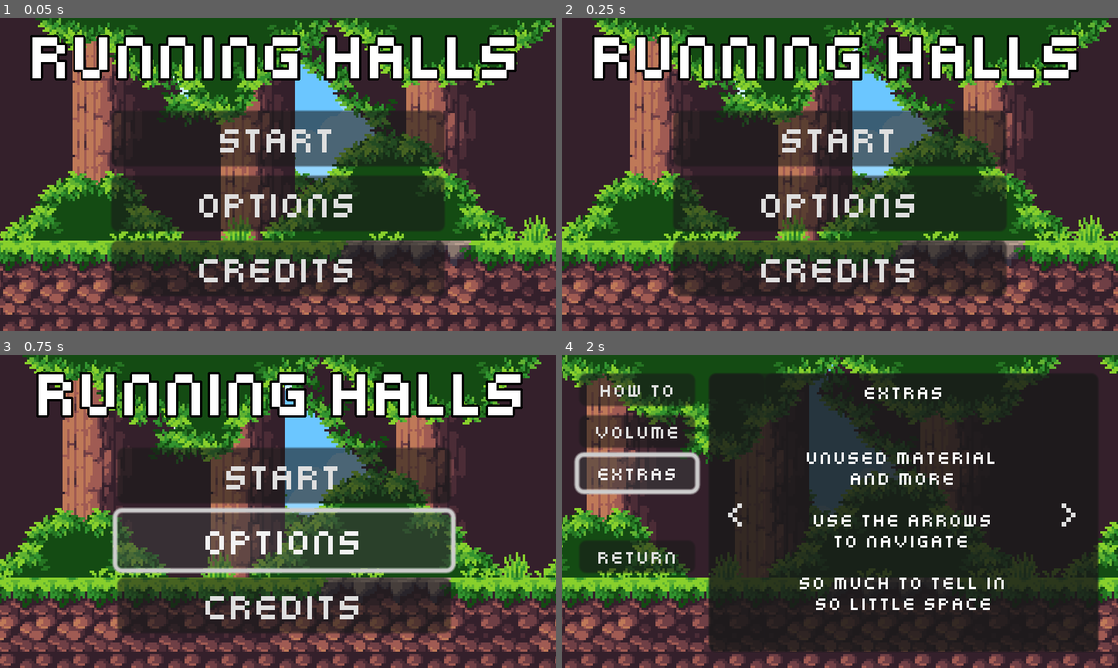
Above: before the commit, frames 1-4 (two rows, left to right).
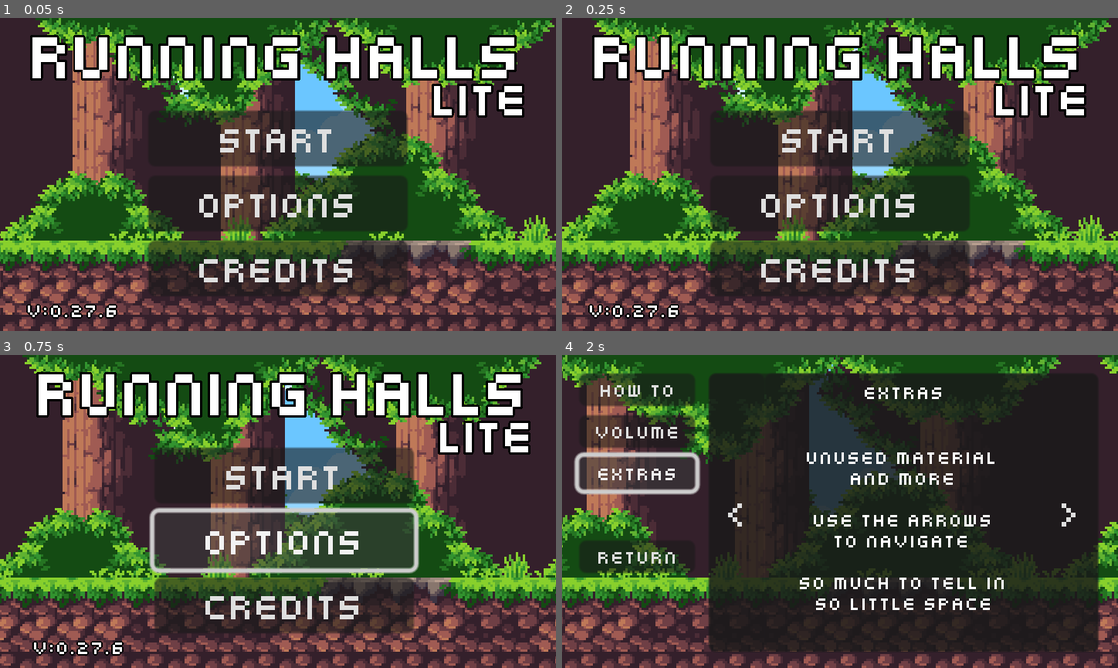
Above: after the commit, the same moments.

Repository: antronomo/RunningHalls
Game: Godot game, scene res://UIs/MenuScene.tscn
The game is run twice, just before and just after one commit, with the same random seed, the same clock (stepped at 60 frames per second) and the same inputs. Sound files missing from this copy of the repository are replaced by a short silence.
Inputs:
- Up to frame 1 (0.05 s): no input
- Up to frame 2 (0.25 s): no input
- Up to frame 3 (0.75 s): click "OPTIONS" at 0.5 s
- Up to frame 4 (2 s): click "Extras" at 1.25 s

The runs differ from the first frame. In frame 1, 7.5% of the frame differs, in the area x 4-95%, y 20-97%; in frame 2, 7.3%; in frame 3, 6.9%; in frame 4, nothing differs.
Error in both runs: Invalid assignment on read-only value (on base: 'Dictionary'). (res://Scripts/OptionsMenu.gd:83)

Commit message:
feedback and bug fixes 3
pos otro commit donde arreglo cosas como ortografía y comportamientos no deseados:
-jewerly -> Jewery  en OptionsMenu.tscn - 415
-en la escena de gameover, he implementado una función que escoge una frase al azar de una array y lo pone en pantalla.
-también en gameover he creado una función para deshabilitar los botones durante la animación y el auto quitar el foco para prevenir comportamiento no deseado.
-en level0, player y game over ui se ha cambiado el comportamiento de los animate player para que detenga por completo las animaciones y los vuelva a reproducir con el fin de prevenir comportamientos no deseados.
-se ha modificado las condiciones para mostrar y ocultar la ui durante la partida.
-se ha añadido otra colisión en level0 para prevenir que los enemigos salgan de la plataforma.
-num. de versión actualizado

Diff:
--- a/Auto/CurrentGame.gd
+++ b/Auto/CurrentGame.gd
@@ -2,7 +2,7 @@
 
 
 const GAMEPATHFILE : String = "user://SAVEFILE.save"
-const CURRENTVERSION : String = "0.27.5"
+const CURRENTVERSION : String = "0.27.6"
 const DEFAULTGAMEDATA : Dictionary = {
 	"game_info" : {
 		"game_version" : CURRENTVERSION,
--- a/Level/Level0.tscn
+++ b/Level/Level0.tscn
@@ -176,6 +176,12 @@
 shape = SubResource("RectangleShape2D_i75hk")
 one_way_collision = true
 
+[node name="OneWayCollider2" type="CollisionShape2D" parent="PhysicGround"]
+position = Vector2(-184, -63)
+rotation = 1.5708
+shape = SubResource("RectangleShape2D_i75hk")
+one_way_collision = true
+
 [node name="MataSobras5000" type="Area2D" parent="."]
 position = Vector2(-88, 96)
 collision_mask = 4
@@ -235,9 +241,6 @@
 visible = false
 
 [node name="VolumeButton" parent="OptionsMenu/VBoxContainer" index="1"]
-visible = false
-
-[node name="ExtrasButton" parent="OptionsMenu/VBoxContainer" index="2"]
 visible = false
 
 [node name="SecretButton" parent="OptionsMenu/VBoxContainer" index="3"]
--- a/Scripts/GameOverUI.gd
+++ b/Scripts/GameOverUI.gd
@@ -1,7 +1,20 @@
 extends Control
 
 
+const frases : Array[String] = [
+	"One more try?",
+	"you aren't done yet",
+	"better gear, better chances",
+	"better get you gold in good use"
+]
+
+
 @onready var coin_label : Label = $CurrencyContainer/CoinLabel
+@onready var game_over_label : Label = $GameOverLabel
+@onready var return_button : Button = $ButtonContainer/ReturnButton
+@onready var shop_button : Button = $ButtonContainer/ShopButton
+@onready var retry_button : Button = $ButtonContainer/RetryButton
+@onready var option_button : Button = $ButtonContainer/OptionsMenu
 
 
 signal shop_pressed
@@ -12,7 +25,7 @@
 
 
 func _ready() -> void:
-	visible = false
+	buttons_disabler(true)
 
 
 func coin_label_updater(gold : int = Globals.current_game.game_info.gold) -> void:
@@ -25,13 +38,14 @@
 
 
 func _on_RetryButton_pressed() -> void:
+	buttons_disabler(true)
+	retry_button.release_focus() # Por si acaso
 	emit_signal("retry_pressed")
 	emit_signal("anything_pressed")
 
 
 func _on_ReturnButton_pressed() -> void:
 	emit_signal("return_pressed")
-	#emit_signal("anything_pressed")
 
 
 func _on_options_menu_pressed() -> void:
@@ -39,6 +53,13 @@
 	emit_signal("anything_pressed")
 
 
-func _on_GameOverUI_visibility_changed() -> void:
-	if visible:
-		$AnimationPlayer.play("appear")
+func buttons_disabler(disable : bool):
+	return_button.disabled = disable
+	shop_button.disabled = disable
+	retry_button.disabled = disable
+	option_button.disabled = disable
+
+
+func appear_animation() -> void:
+	game_over_label.text = frases[randi() % frases.size()]
+	$AnimationPlayer.play("appear")
--- a/Scripts/Level0.gd
+++ b/Scripts/Level0.gd
@@ -43,6 +43,8 @@
 
 	pause_menu.callable = true
 	update_player_hp_bar()
+
+	level_animation_player.stop()
 	level_animation_player.play("Starting")
 
 
@@ -67,7 +69,6 @@
 
 # Llamado por el AnimationPlayer
 func start_game() -> void:
-	gui.show()
 	setterparallaxGround.set_parallax_speed(ground_speed)
 	physic_ground.constant_linear_velocity.x = ground_speed
 	enemy_spawner.work = true
@@ -75,15 +76,16 @@
 
 # Llamado cuando el jugador manda la señal morido
 func finish_game() -> void: # el nombre no es coherente, es porque lleva mucho tiempo...
-	#gui.hide()
-	set_propetys()
+	level_animation_player.pause()
 	accelerator.play_backwards("accelerate")
 	enemy_spawner.work = false
 	pause_menu.callable = false
+	gui.hide()
+	set_propetys()
 
 	await game_over_ui.coin_label_updater()
 	game_over_ui.position = Vector2.ZERO
-	game_over_ui.visible = true
+	game_over_ui.appear_animation()
 
 
 # Esta funcion fue JUSTO antes de saber de la existencia de tweens
@@ -189,15 +191,16 @@
 
 #region FUNCIONES con GameOverUI----------------------------------------------
 func _on_GameOverUI_shop_pressed() -> void:
-	gui.hide()
+	#gui.hide()
 	shop_ui.gold_update()
 	shop_ui.position = Vector2.ZERO
 	game_over_ui.position = out_of_viewport
 
 
 func _on_GameOverUI_retry_pressed() -> void:
+	accelerator.play("RESET")
+	game_over_ui.position = out_of_viewport
 	gui.show()
-	game_over_ui.position = out_of_viewport
 	setup_game()
 
 
@@ -206,7 +209,7 @@
 
 
 func _on_game_over_ui_options_pressed() -> void:
-	gui.hide()
+	#gui.hide()
 	options_menu.position = Vector2.ZERO
 	game_over_ui.position = out_of_viewport
 
@@ -221,7 +224,7 @@
 	#gui.update_gold_label(current_gold)
 	get_updated_vars()
 	gui.update_gold_label(gold)
-	gui.show()
+	#gui.show()
 	shop_ui.position = out_of_viewport
 	game_over_ui.coin_label_updater()
 	game_over_ui.position = Vector2.ZERO
@@ -234,10 +237,10 @@
 
 #region FUNCIONES con OptionsMenu --------------------------------------------
 func _on_return_button_pressed() -> void:
-	gui.show()
 	options_menu.position = out_of_viewport
 	if pause_menu.callable:
 		pause_menu.position = Vector2.ZERO
+		gui.show()
 	else:
 		game_over_ui.position = Vector2.ZERO
 #endregion
--- a/Scripts/MainMenu.gd
+++ b/Scripts/MainMenu.gd
@@ -1,9 +1,16 @@
 extends Control
+
+
+@onready var versionlabel : Label = $Container/version
 
 
 signal sart_pressed
 signal option_pressed
 signal credit_pressed
+
+
+func _ready() -> void:
+	versionlabel.text = "V:" + str(Globals.current_game.game_info.game_version)
 
 
 func _on_StartButton_pressed() -> void:
--- a/Scripts/Player.gd
+++ b/Scripts/Player.gd
@@ -50,12 +50,9 @@
 	anim_player.play('dying')
 	emit_signal('morido')
 
-	#await get_tree().create_timer(1).timeout
-	#disconnect('updateHP', Callable(get_node('../GUI'), 'update_helath_bar'))
-	#disconnect('morido', Callable(get_node('../'), 'finish_game'))
-
 
 func walk_anim() -> void:
+	anim_player.stop()
 	anim_player.play("walking")
 
 
@@ -72,6 +69,7 @@
 	match anim_name:
 		"dying":
 			anim_player.play("vanishing")
+			return
 
 		_:
-			pass
+			return
--- a/UIs/GameOverUI.tscn
+++ b/UIs/GameOverUI.tscn
@@ -5,9 +5,9 @@
 [ext_resource type="Texture2D" uid="uid://rmn12ygu7w0t" path="res://Assets/img/GoldCoin.png" id="3_171t0"]
 [ext_resource type="FontVariation" uid="uid://ds2df6k5s8j30" path="res://Assets/DynamicFonts/ShopMenu_8px_FontVariation.tres" id="3_bq4q4"]
 [ext_resource type="Texture2D" uid="uid://bspogv6q81nfy" path="res://Assets/img/cart.png" id="3_grjo3"]
-[ext_resource type="Texture2D" uid="uid://ct0ibvqko4pbg" path="res://Assets/img/return.png" id="4_7qcrd"]
 [ext_resource type="Texture2D" uid="uid://hjivf7m7vyjg" path="res://Assets/img/home.png" id="5_ttiak"]
 [ext_resource type="Texture2D" uid="uid://c6la2yxtt515l" path="res://Assets/img/gear.png" id="6_61db7"]
+[ext_resource type="Texture2D" uid="uid://c158wmbvot6od" path="res://Assets/img/forward.png" id="7_a661j"]
 
 [sub_resource type="Animation" id="1"]
 length = 0.001
@@ -37,6 +37,23 @@
 "transitions": PackedFloat32Array(1, 1),
 "update": 0,
 "values": [Color(1, 1, 1, 0), Color(1, 1, 1, 1)]
+}
+tracks/1/type = "method"
+tracks/1/imported = false
+tracks/1/enabled = true
+tracks/1/path = NodePath(".")
+tracks/1/interp = 1
+tracks/1/loop_wrap = true
+tracks/1/keys = {
+"times": PackedFloat32Array(0, 1),
+"transitions": PackedFloat32Array(1, 1),
+"values": [{
+"args": [true],
+"method": &"buttons_disabler"
+}, {
+"args": [false],
+"method": &"buttons_disabler"
+}]
 }
 
 [sub_resource type="AnimationLibrary" id="AnimationLibrary_vhrqr"]
@@ -73,7 +90,8 @@
 offset_bottom = 48.0
 grow_horizontal = 2
 theme_override_fonts/font = ExtResource("2_r5xwc")
-text = "GAME OVER"
+theme_override_font_sizes/font_size = 8
+text = "not supposed to see this"
 horizontal_alignment = 1
 vertical_alignment = 1
 
@@ -144,7 +162,7 @@
 size_flags_horizontal = 5
 size_flags_vertical = 2
 theme_override_fonts/font = ExtResource("2_r5xwc")
-icon = ExtResource("4_7qcrd")
+icon = ExtResource("7_a661j")
 icon_alignment = 1
 
 [node name="OptionsMenu" type="Button" parent="ButtonContainer"]
@@ -165,7 +183,6 @@
 "": SubResource("AnimationLibrary_vhrqr")
 }
 
-[connection signal="visibility_changed" from="." to="." method="_on_GameOverUI_visibility_changed"]
 [connection signal="pressed" from="ButtonContainer/ReturnButton" to="." method="_on_ReturnButton_pressed"]
 [connection signal="pressed" from="ButtonContainer/ShopButton" to="." method="_on_ShopButton_pressed"]
 [connection signal="pressed" from="ButtonContainer/RetryButton" to="." method="_on_RetryButton_pressed"]
--- a/UIs/MainMenu.tscn
+++ b/UIs/MainMenu.tscn
@@ -10,7 +10,7 @@
 offset_bottom = 135.0
 script = ExtResource("3")
 
-[node name="VBoxContainer2" type="VBoxContainer" parent="."]
+[node name="Container" type="Control" parent="."]
 layout_mode = 1
 anchors_preset = 5
 anchor_left = 0.5
@@ -19,10 +19,11 @@
 offset_right = 120.0
 offset_bottom = 24.0
 grow_horizontal = 2
-alignment = 1
 
-[node name="RunningHallsLabel" type="Label" parent="VBoxContainer2"]
+[node name="RunningHallsLabel" type="Label" parent="Container"]
 layout_mode = 2
+offset_right = 240.0
+offset_bottom = 31.0
 theme_override_colors/font_outline_color = Color(0, 0, 0, 1)
 theme_override_constants/outline_size = 4
 theme_override_fonts/font = ExtResource("2_j503r")
@@ -31,21 +32,48 @@
 horizontal_alignment = 1
 vertical_alignment = 1
 
-[node name="VBoxContainer3" type="VBoxContainer" parent="."]
+[node name="Lite" type="Label" parent="Container"]
+layout_mode = 2
+offset_left = 88.0
+offset_top = 24.0
+offset_right = 328.0
+offset_bottom = 45.0
+theme_override_colors/font_outline_color = Color(0, 0, 0, 1)
+theme_override_constants/outline_size = 4
+theme_override_fonts/font = ExtResource("2_j503r")
+theme_override_font_sizes/font_size = 20
+text = "lite"
+horizontal_alignment = 1
+vertical_alignment = 1
+
+[node name="version" type="Label" parent="Container"]
+layout_mode = 2
+offset_top = 120.0
+offset_right = 64.0
+offset_bottom = 133.0
+theme_override_colors/font_outline_color = Color(0, 0, 0, 1)
+theme_override_constants/outline_size = 2
+theme_override_fonts/font = ExtResource("2_j503r")
+theme_override_font_sizes/font_size = 8
+text = "v : 0.0.0"
+horizontal_alignment = 1
+vertical_alignment = 1
+
+[node name="VBoxContainer" type="VBoxContainer" parent="."]
 layout_mode = 1
 anchors_preset = 8
 anchor_left = 0.5
 anchor_top = 0.5
 anchor_right = 0.5
 anchor_bottom = 0.5
-offset_left = -72.0
+offset_left = -56.0
 offset_top = -27.5
-offset_right = 72.0
+offset_right = 56.0
 offset_bottom = 52.5
 grow_horizontal = 2
 grow_vertical = 2
 
-[node name="StartButton" type="Button" parent="VBoxContainer3"]
+[node name="StartButton" type="Button" parent="VBoxContainer"]
 layout_mode = 2
 size_flags_horizontal = 5
 size_flags_vertical = 0
@@ -53,19 +81,19 @@
 text = "START"
 icon_alignment = 1
 
-[node name="OptionButton" type="Button" parent="VBoxContainer3"]
+[node name="OptionButton" type="Button" parent="VBoxContainer"]
 layout_mode = 2
 size_flags_vertical = 6
 theme_override_fonts/font = ExtResource("2_j503r")
 text = "OPTIONS"
 
-[node name="CreditsButton" type="Button" parent="VBoxContainer3"]
+[node name="CreditsButton" type="Button" parent="VBoxContainer"]
 layout_mode = 2
 size_flags_horizontal = 5
 size_flags_vertical = 2
 theme_override_fonts/font = ExtResource("2_j503r")
 text = "CREDITS"
 
-[connection signal="pressed" from="VBoxContainer3/StartButton" to="." method="_on_StartButton_pressed"]
-[connection signal="pressed" from="VBoxContainer3/OptionButton" to="." method="_on_OptionButton_pressed"]
-[connection signal="pressed" from="VBoxContainer3/CreditsButton" to="." method="_on_CreditsButton_pressed"]
+[connection signal="pressed" from="VBoxContainer/StartButton" to="." method="_on_StartButton_pressed"]
+[connection signal="pressed" from="VBoxContainer/OptionButton" to="." method="_on_OptionButton_pressed"]
+[connection signal="pressed" from="VBoxContainer/CreditsButton" to="." method="_on_CreditsButton_pressed"]
--- a/UIs/OptionsMenu.tscn
+++ b/UIs/OptionsMenu.tscn
@@ -77,11 +77,9 @@
 grow_horizontal = 0
 grow_vertical = 2
 theme_override_fonts/font = ExtResource("3_nqxxr")
-current_tab = 1
 tabs_visible = false
 
 [node name="HowToTab" type="TabBar" parent="TabContainer"]
-visible = false
 layout_mode = 2
 
 [node name="Label" type="Label" parent="TabContainer/HowToTab"]
@@ -104,6 +102,7 @@
 autowrap_mode = 1
 
 [node name="VolumeTab" type="TabBar" parent="TabContainer"]
+visible = false
 layout_mode = 2
 
 [node name="VoiceSection" type="Control" parent="TabContainer/VolumeTab"]
@@ -413,7 +412,7 @@
 offset_bottom = 16.0
 theme_override_fonts/font = ExtResource("4_2r7kk")
 theme_override_font_sizes/font_size = 8
-text = "jewerly and artifacts"
+text = "Jewery and artifacts"
 horizontal_alignment = 1
 vertical_alignment = 1
 
--- a/project.godot
+++ b/project.godot
@@ -11,7 +11,7 @@
 [application]
 
 config/name="RunningHalls"
-config/version="0.27.5"
+config/version="0.27.6"
 run/main_scene="res://UIs/MenuScene.tscn"
 config/features=PackedStringArray("4.2")
 run/max_fps=60
